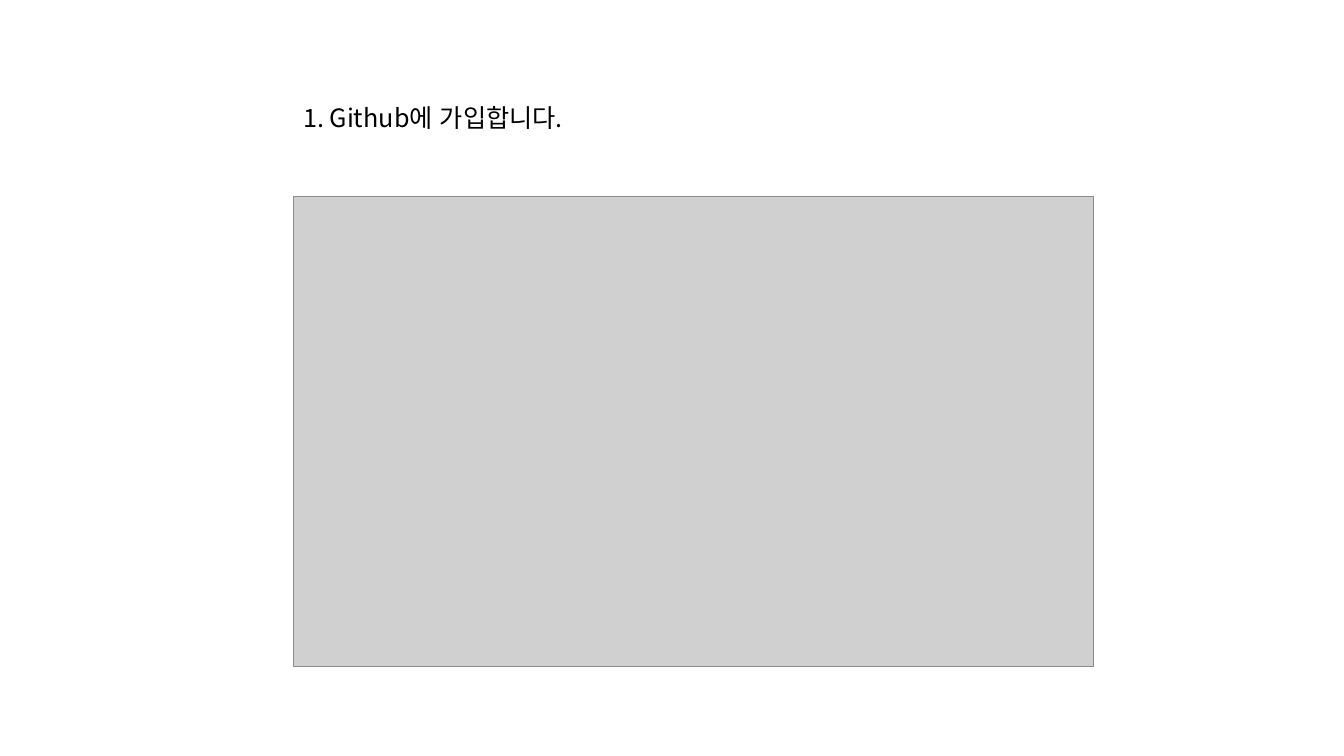
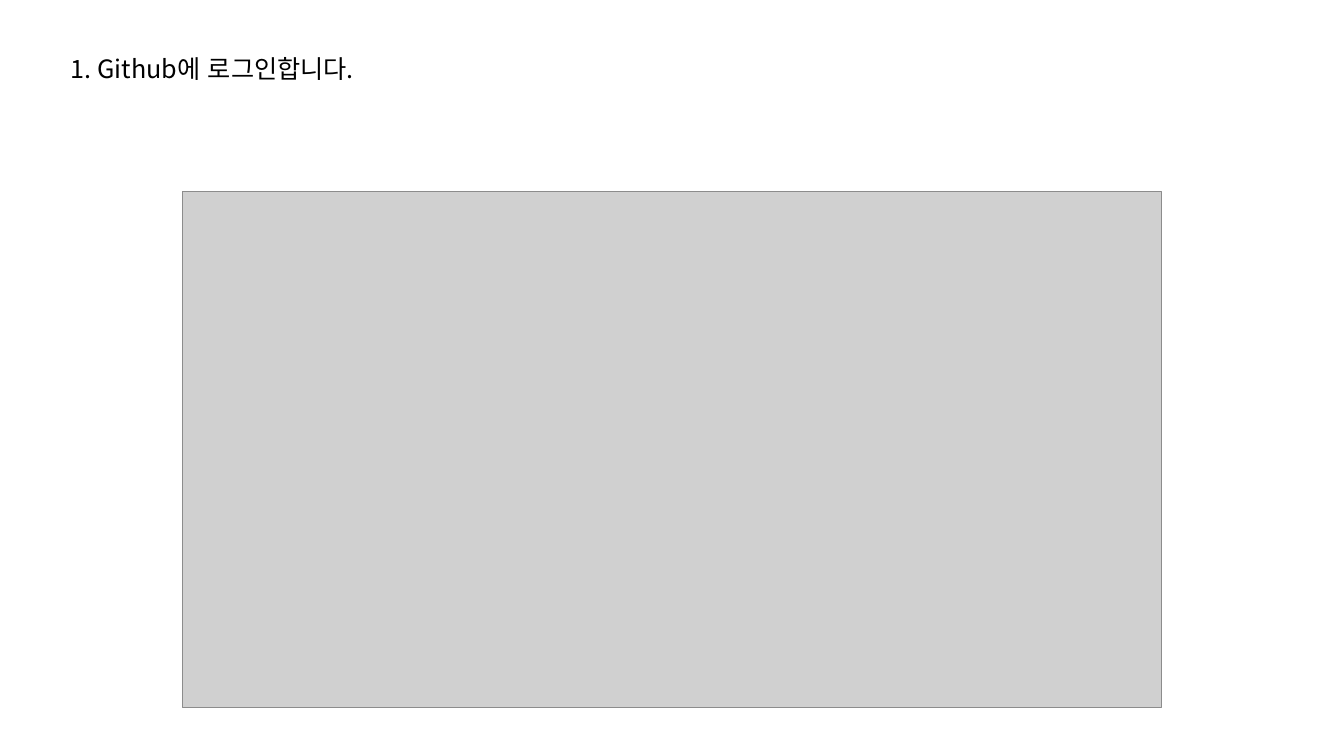
Before and after one commit to SNU-BDA-Lab/SNU-BDA-Lab.github.io, a slide deck: slide 4 of How_To_Use_Github_pages.pptx. Drawn at 1344x756 pixels with LibreOffice and Linux fonts; fonts in the diff are those of the drawing; grey boxes stand for pictures. Boxes give left, top, right and bottom in pixels: in the first picture for what was removed or moved away, otherwise in the second. Text is boxed around its words. In the diff, an @@ line names an element or a change of style, - is before the commit and + after.

```diff
--- a/How_To_Use_Github_pages.pptx
+++ b/How_To_Use_Github_pages.pptx
@@ text at [71,57,354,80]: text changed @@
-1. Github에 가입합니다.
+1. Github에 로그인합니다.
@@ picture: place and size @@
-picture at [293,197,1094,667]
+picture at [182,192,1162,708]
```
Also in this commit, not shown: 1 other slide changed, 7 slides added, 1 slide removed, 1 other file.
